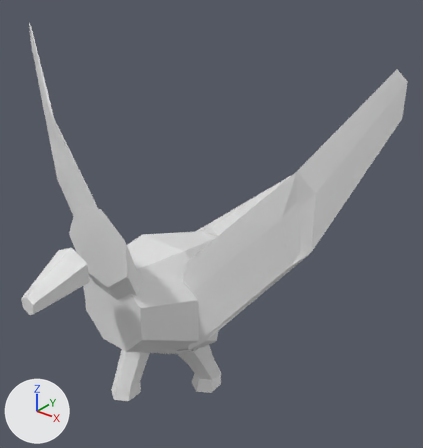
An edit to the OBJ model data/animals/bem_te_vi/walk/2.obj, drawn before and after from the same camera.
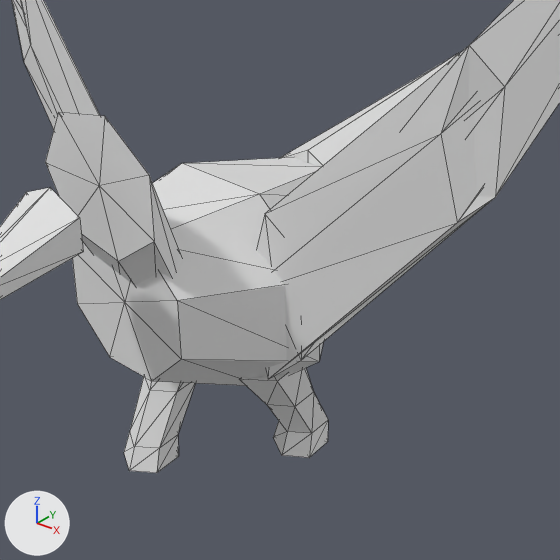
There are two pictures of each version: one whole from a 50 mm camera at (0.505, -0.523, 0.634) aimed at (0.031, 0.07, 0.266), one close up on the part from 11% to 82% of the width and 33% to 100% of the height. Lighting does not change. The marker at lower left points along +X, +Y and +Z. The first two pictures are the older version. The close-ups show mesh edges as thin lines. Where no turn or scale is listed for an object, it has been applied to the vertices.

The first close-up shows 'bem_te_vi_walk_2'.
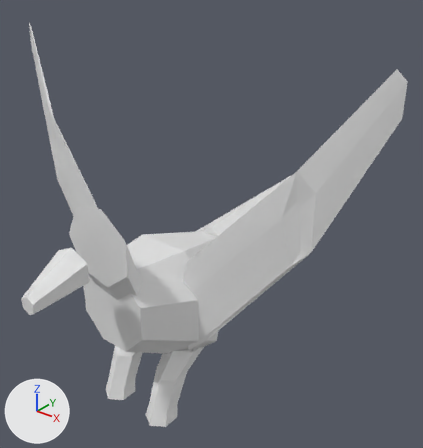
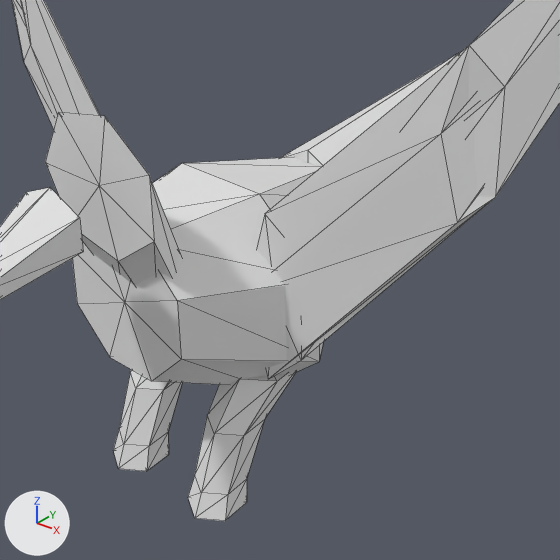
The newer file is also turned or shifted as a whole; pictures and numbers use the older file's frame.

Where the change shows, as pixel boxes [x1, y1, x2, y2] in the close-ups (560 x 560 px; the box of a moved part takes in the faces that stretch with it):
'bem_te_vi_walk_2', reshaped
    before: [0, 0, 560, 473]
    after: [0, 0, 560, 521]
part 1 of me_bem_te_vi_walk_2, moved or reshaped
    before: [273, 420, 328, 458]
    after: [188, 476, 247, 521]
part 2 of me_bem_te_vi_walk_2, moved or reshaped
    before: [240, 368, 328, 433]
    after: [195, 372, 296, 495]
part 3 of me_bem_te_vi_walk_2, moved or reshaped
    before: [130, 377, 195, 448]
    after: [119, 370, 182, 446]
part 4 of me_bem_te_vi_walk_2, moved or reshaped
    before: [124, 432, 179, 473]
    after: [113, 429, 169, 471]

Diff of the bpy script that builds the scene:
```diff
--- a/data/animals/bem_te_vi/walk/2.obj.py
+++ b/data/animals/bem_te_vi/walk/2.obj.py
@@ me_bem_te_vi_walk_2 @@
 # used by ob_bem_te_vi_walk_2; location = (0.0, 0.0, 0.0)
-me_bem_te_vi_walk_2.from_pydata(...)  # 156 vertices, 280 faces; spans x -0.3..0.299, y -0.224..0.306, z 0.0..0.523
+me_bem_te_vi_walk_2.from_pydata(...)  # 156 vertices, 280 faces; spans x -0.3..0.299, y -0.224..0.306, z 0.01..0.523
+# me_bem_te_vi_walk_2 part 1: all 13 vertices in x 0.023..0.063, y 0.016..0.068, z 0.0..0.02 are moved by (0.0, -0.103, 0.01)
+# me_bem_te_vi_walk_2 part 2: all 6 vertices in x 0.024..0.062, y -0.001..0.047, z 0.064 are moved by (0.0, -0.061, 0.011)
+# me_bem_te_vi_walk_2 part 3: all 6 vertices in x -0.062..-0.024, y -0.047..0.001, z 0.064 are moved by (0.0, -0.014, 0.011)
+# me_bem_te_vi_walk_2 part 4: all 13 vertices in x -0.063..-0.023, y -0.076..-0.024, z 0.0..0.02 are moved by (0.0, -0.011, 0.01)
```
